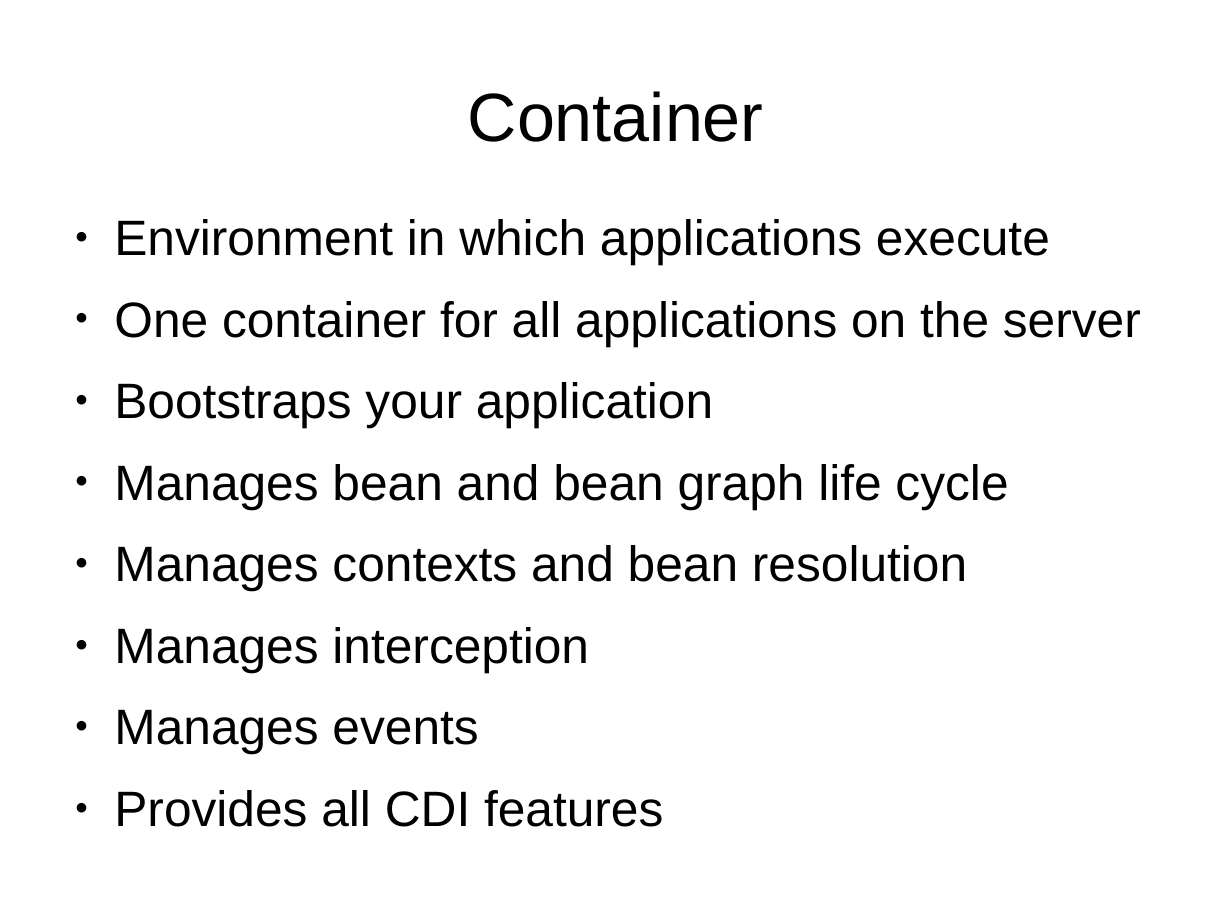
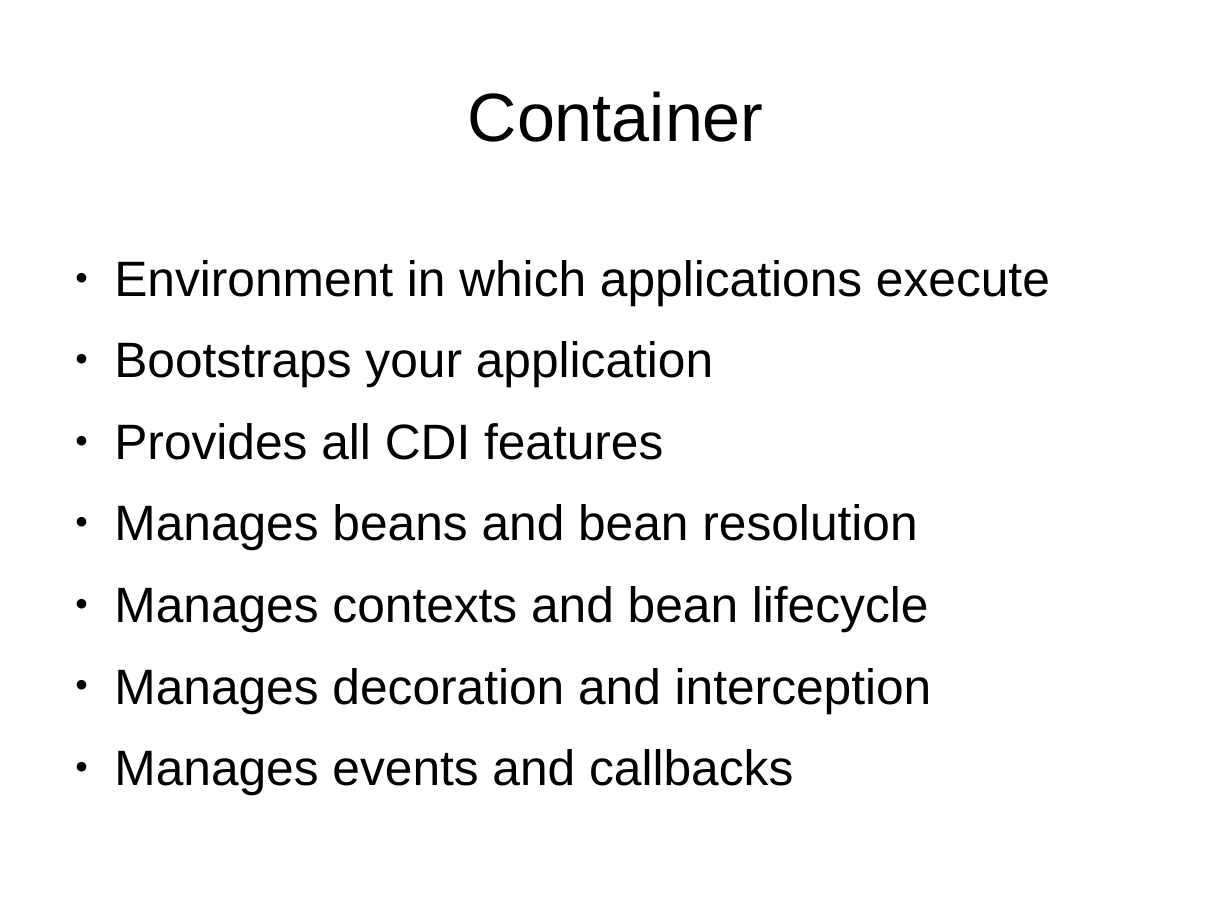
Before and after one commit to FrigoCoder/CDI, a slide deck: slide 15 of CDI.odp. Drawn at 1232x924 pixels with LibreOffice and Linux fonts; fonts in the diff are those of the drawing. Boxes give left, top, right and bottom in pixels: in the first picture for what was removed or moved away, otherwise in the second. Text is boxed around its words. In the diff, an @@ line names an element or a change of style, - is before the commit and + after.

```diff
--- a/CDI.odp
+++ b/CDI.odp
@@ text at [114, 301, 1141, 346]: paragraph removed @@
-● One container for all applications on the server
@@ text at [114, 464, 1008, 754]: paragraphs removed @@
-● Manages bean and bean graph life cycle
-● Manages contexts and bean resolution
-● Manages interception
-● Manages events
@@ text at [114, 504, 932, 795]: paragraphs added @@
+● Manages beans and bean resolution
+● Manages contexts and bean lifecycle
+● Manages decoration and interception
+● Manages events and callbacks
```
Also in this commit, not shown: 4 other slides changed, 4 slides added, 2 slides removed, 1 other file.
